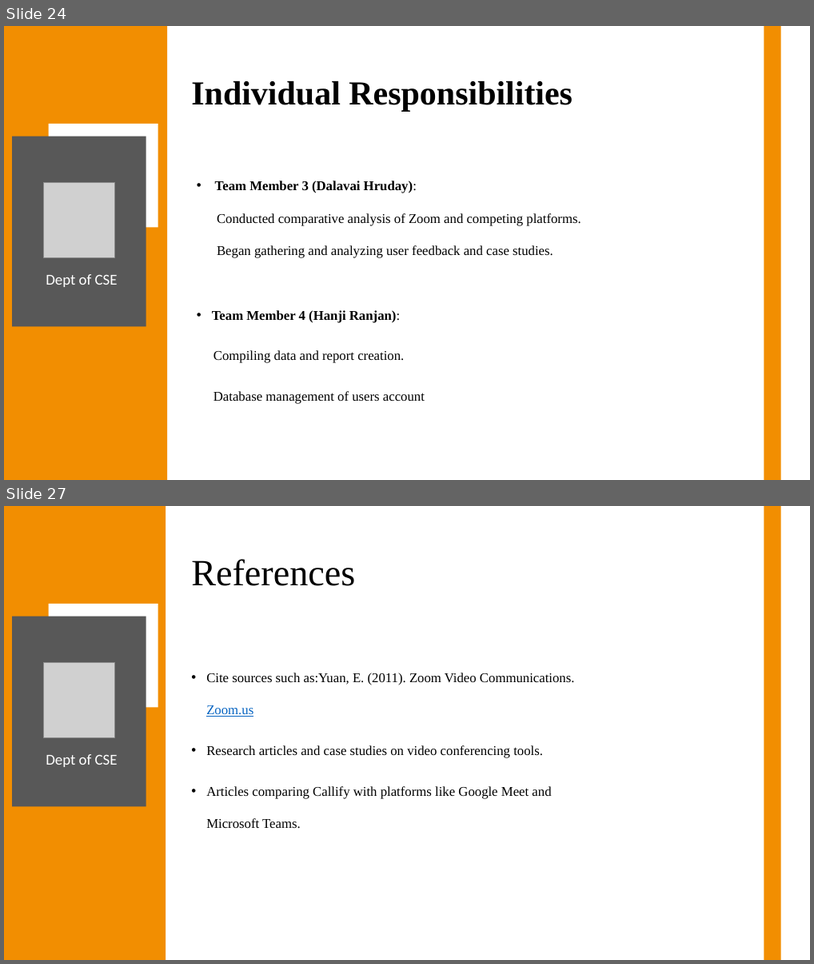
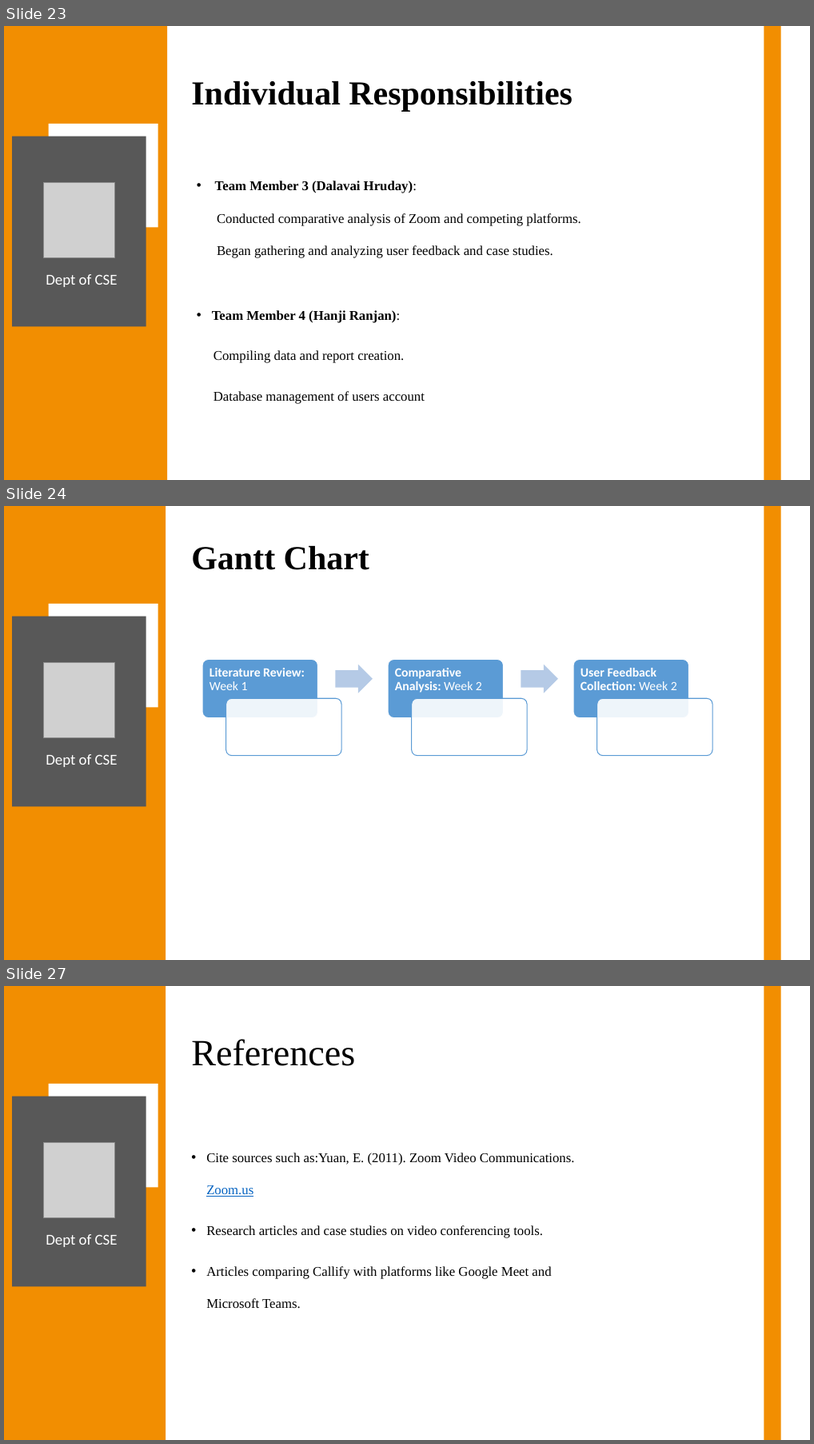
Before and after one commit to Anish202020/7th-Semester, a slide deck: Report & PPT/Project Work/Ppt/Callify Synopsis.pptx. Shown one above the other, each under a label of ours: slides 24 and 27 before the commit, slides 23, 24 and 27 after it; the slides between them are not shown. The pictures are 814x964 and 814x1444 pixels, drawn with LibreOffice and Linux fonts; fonts in the diff are those of the drawing; grey boxes stand for pictures. Boxes give left, top, right and bottom in pixels: in the first picture for what was removed or moved away, otherwise in the second. Text is boxed around its words. In the diff, an @@ line names an element or a change of style, - is before the commit and + after.

```diff
--- a/Report & PPT/Project Work/Ppt/Callify Synopsis.pptx
+++ b/Report & PPT/Project Work/Ppt/Callify Synopsis.pptx
@@ slide 24 added at <box>4,506,810,960</box>, background #FFFFFF @@
@@ rectangle added at <box>4,506,166,960</box>, fill #F28E01 @@
@@ rectangle added at <box>765,506,782,960</box>, fill #F28E01 @@
@@ title added at <box>191,546,370,570</box>, 40 pt, text #000000, bold @@
+Gantt Chart
@@ rectangle added at <box>12,616,146,807</box>, fill #585858 @@
@@ rectangle added at <box>49,604,158,707</box>, fill #FFFFFF @@
@@ picture added at <box>44,662,114,738</box> @@
@@ group added at <box>202,659,713,756</box>: 6 rounded rectangles, 3 texts, 2 right arrows @@
+Literature Review: Week 1
+Comparative Analysis: Week 2
+User Feedback Collection: Week 2
@@ text added at <box>46,754,118,767</box>, 18 pt, text #FFFFFF @@
+Dept of CSE
@@ what was slide 24 is now slide 23 @@
```
Also in this commit, not shown: 4 slides changed, 1 slide removed, 3 other files.
